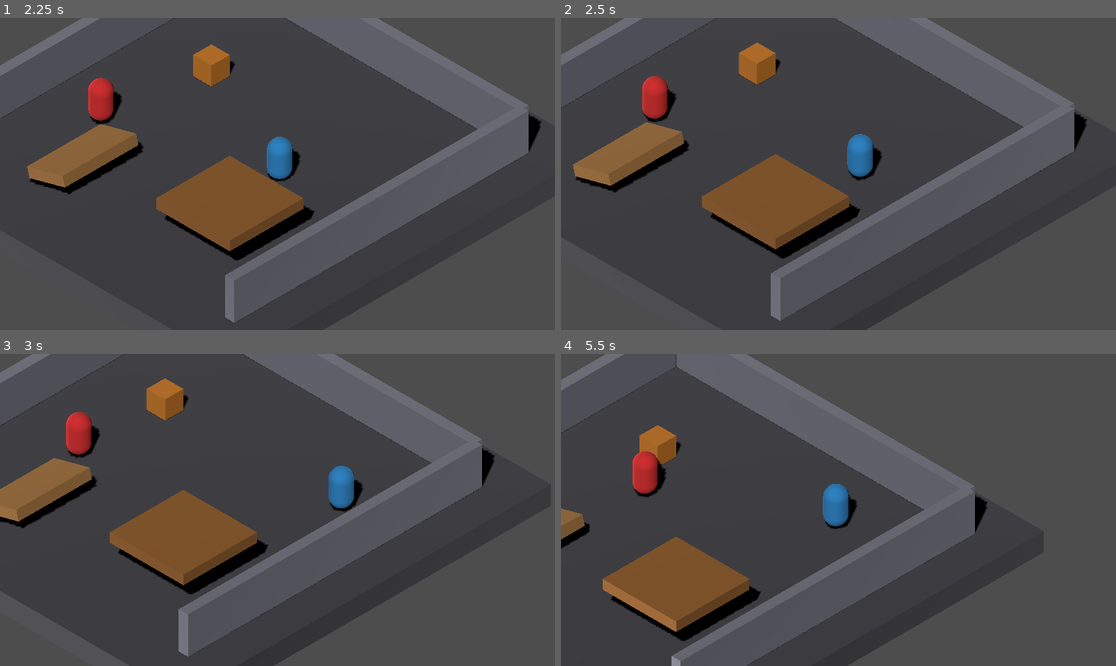
Above: before the commit, frames 1-4 (two rows, left to right).
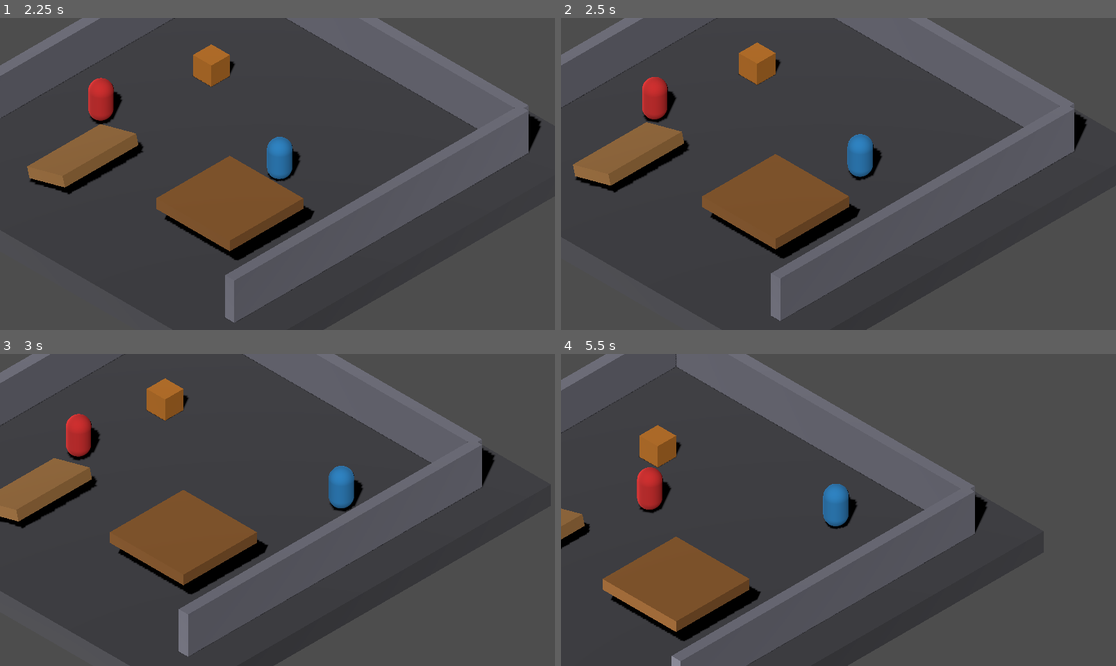
Above: after the commit, the same moments.

Repository: czoesq/3d-stealth
Game: Godot game, scene res://test_world.tscn
The game is run twice, just before and just after one commit, with the same random seed, the same clock (stepped at 60 frames per second) and the same inputs.
Inputs:
- Up to frame 1 (2.25 s): tap Enter at 0.5 s; hold D (move_right) 0.53-1.28 s; tap C (crouch_toggle) at 0.6, 2.1 s; tap Space (jump) at 0.77, 1.52 s; hold S (move_back) 1.28-2.03 s; tap Shift (sprint) at 1.35 s; hold D (move_right) from 2.03 s (still down)
- Up to frame 2 (2.5 s): keep holding D (move_right)
- Up to frame 3 (3 s): release D (move_right) at 2.78 s; hold W (move_forward) from 2.78 s (still down); tap Shift (sprint) at 2.85 s
- Up to frame 4 (5.5 s): tap Space (jump) at 3.02, 3.77, 4.52 s; release W (move_forward) at 3.53 s; hold A (move_left) 3.53-5.03 s; tap C (crouch_toggle) at 3.6, 5.1 s; tap Shift (sprint) at 4.35 s; hold S (move_back) from 5.03 s (still down)

Frame 1 is identical in both runs. In frame 2, less than 0.1% of the frame differs, in the area x 14-21%, y 18-34%; in frame 3, 0.1%; in frame 4, 0.9%, in the area x 12-20%, y 31-52%.

Commit message:
Fix patrol points to stay inside nav mesh (±7), add stuck-detection sidestep, remove broken obstacle carving

Diff:
--- a/Prefabs/Enemy/enemy.tscn
+++ b/Prefabs/Enemy/enemy.tscn
@@ -59,13 +59,13 @@
 [node name="PatrolPoints" type="Node3D" parent="."]
 
 [node name="Point1" type="Marker3D" parent="PatrolPoints"]
-position = Vector3(-3, 0, -3)
+position = Vector3(-1, 0, -3)
 
 [node name="Point2" type="Marker3D" parent="PatrolPoints"]
-position = Vector3(3, 0, -3)
+position = Vector3(4, 0, -3)
 
 [node name="Point3" type="Marker3D" parent="PatrolPoints"]
-position = Vector3(3, 0, 3)
+position = Vector3(4, 0, 3)
 
 [node name="Point4" type="Marker3D" parent="PatrolPoints"]
-position = Vector3(-3, 0, 3)
+position = Vector3(-1, 0, 3)
--- a/Scripts/AI/enemy_controller.gd
+++ b/Scripts/AI/enemy_controller.gd
@@ -25,7 +25,7 @@
 
 @export_group("Movement")
 @export var patrol_speed: float = 1.25
-@export var patrol_pause_chance: float = 0.3
+@export var patrol_pause_chance: float = 0.0
 @export var patrol_pause_min: float = 2.0
 @export var patrol_pause_max: float = 5.0
 @export var chase_speed: float = 5.0
@@ -60,6 +60,8 @@
 var start_position: Vector3
 var patrol_paused: bool = false
 var patrol_pause_timer: float = 0.0
+var _stuck_frames: int = 0
+var _last_position: Vector3
 
 var gravity: float = ProjectSettings.get_setting("physics/3d/default_gravity")
 var player: CharacterBody3D
@@ -84,6 +86,7 @@
 	hearing_area = $HearingArea
 	vision_ray = $VisionRay
 	start_position = global_position
+	_last_position = global_position
 
 	_setup_vision_cone_debug()
 	_setup_vision_area()
@@ -595,27 +598,41 @@
 
 func _move_toward_target(speed: float, delta: float) -> void:
 	if nav_agent.is_navigation_finished():
-		if debug:
-			print("enemy: move nav_finished=true, staying put")
+		if debug and velocity.length_squared() > 0.0:
+			print("enemy: move nav_finished=true, was moving, stopping")
 		velocity = Vector3.ZERO
+		move_and_slide()
 		return
 
 	var next_pos := nav_agent.get_next_path_position()
 	var dir := (next_pos - global_position).normalized()
 	dir.y = 0.0
 
-	if dir.length_squared() > 0.0:
-		velocity = dir * speed
-		var target_basis := Basis.looking_at(-dir, Vector3.UP)
-		transform.basis = transform.basis.slerp(target_basis, turn_rate * delta)
+	if dir.length_squared() <= 0.0:
+		velocity = Vector3.ZERO
+		move_and_slide()
+		return
+
+	var dist_moved := global_position.distance_to(_last_position)
+	_last_position = global_position
+
+	if dist_moved < 0.005:
+		_stuck_frames += 1
+	else:
+		_stuck_frames = 0
+
+	velocity = dir * speed
+
+	if _stuck_frames > 4:
 		if debug:
-			print("enemy: moving vel=", velocity, " dir=", dir, " next_pos=", next_pos)
-	else:
-		if debug:
-			print("enemy: zero dir, my_pos=", global_position, " next_pos=", next_pos, " nav_finished=", nav_agent.is_navigation_finished())
-		velocity = Vector3.ZERO
+			print("enemy: stuck for ", _stuck_frames, " frames, sidestepping")
+		var perp := Vector3(-dir.z, 0.0, dir.x)
+		velocity = (dir + perp * 0.6).normalized() * speed
 
 	move_and_slide()
+
+	var target_basis := Basis.looking_at(-dir, Vector3.UP)
+	transform.basis = transform.basis.slerp(target_basis, turn_rate * delta)
 
 
 func _rotate_look(target: Vector3, delta: float) -> void:
--- a/Scripts/Navigation/ground_nav.gd
+++ b/Scripts/Navigation/ground_nav.gd
@@ -1,7 +1,4 @@
 extends NavigationRegion3D
-
-@export var obstacle_group: String = "nav_obstacle"
-
 
 func _ready() -> void:
 	var src := StaticBody3D.new()
@@ -20,11 +17,6 @@
 
 	var source_geo := NavigationMeshSourceGeometryData3D.new()
 	NavigationServer3D.parse_source_geometry_data(nav_mesh, source_geo, self)
-
-	for obs in get_tree().get_nodes_in_group(obstacle_group):
-		if obs is StaticBody3D or obs is MeshInstance3D:
-			NavigationServer3D.parse_source_geometry_data(nav_mesh, source_geo, obs)
-
 	NavigationServer3D.bake_from_source_geometry_data(nav_mesh, source_geo)
 	navigation_mesh = nav_mesh
 
--- a/test_world.tscn
+++ b/test_world.tscn
@@ -91,7 +91,6 @@
 shape = SubResource("BoxShape_ground")
 
 [node name="WallL" type="StaticBody3D" parent="." unique_id=1705404161]
-groups = ["nav_obstacle"]
 transform = Transform3D(1, 0, 0, 0, 1, 0, 0, 0, 1, -8, 1, 0)
 
 [node name="MeshInstance3D" type="MeshInstance3D" parent="WallL" unique_id=546430918]
@@ -101,7 +100,6 @@
 shape = SubResource("BoxShape_wall_side")
 
 [node name="WallR" type="StaticBody3D" parent="." unique_id=572183102]
-groups = ["nav_obstacle"]
 transform = Transform3D(1, 0, 0, 0, 1, 0, 0, 0, 1, 8, 1, 0)
 
 [node name="MeshInstance3D" type="MeshInstance3D" parent="WallR" unique_id=676021321]
@@ -111,7 +109,6 @@
 shape = SubResource("BoxShape_wall_side")
 
 [node name="WallTop" type="StaticBody3D" parent="." unique_id=216773359]
-groups = ["nav_obstacle"]
 transform = Transform3D(1, 0, 0, 0, 1, 0, 0, 0, 1, 0, 1, -8)
 
 [node name="MeshInstance3D" type="MeshInstance3D" parent="WallTop" unique_id=1496330901]
@@ -121,7 +118,6 @@
 shape = SubResource("BoxShape_wall_top")
 
 [node name="Platform" type="StaticBody3D" parent="." unique_id=525806817]
-groups = ["nav_obstacle"]
 transform = Transform3D(1, 0, 0, 0, 1, 0, 0, 0, 1, 4, 1.5, 4)
 
 [node name="MeshInstance3D" type="MeshInstance3D" parent="Platform" unique_id=1383877032]
@@ -140,7 +136,6 @@
 shape = SubResource("BoxShape_ramp")
 
 [node name="Crate" type="StaticBody3D" parent="." unique_id=764656682]
-groups = ["nav_obstacle"]
 transform = Transform3D(1, 0, 0, 0, 1, 0, 0, 0, 1, -4, 0.5, -3)
 
 [node name="MeshInstance3D" type="MeshInstance3D" parent="Crate" unique_id=1596661328]
